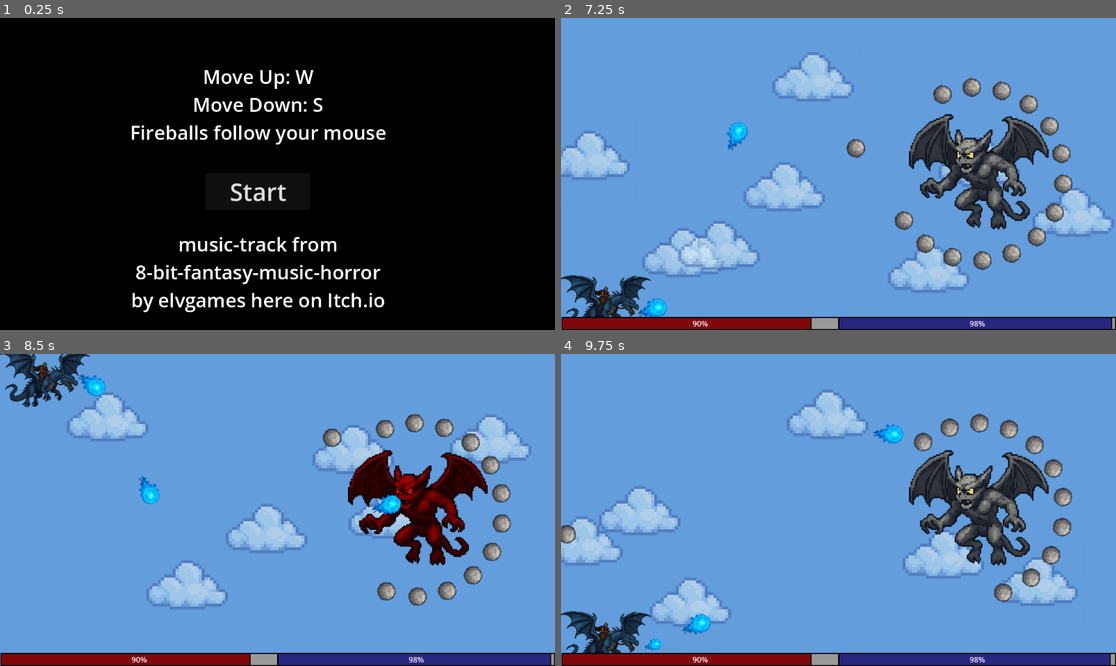
Above: before the commit, frames 1-4 (two rows, left to right).
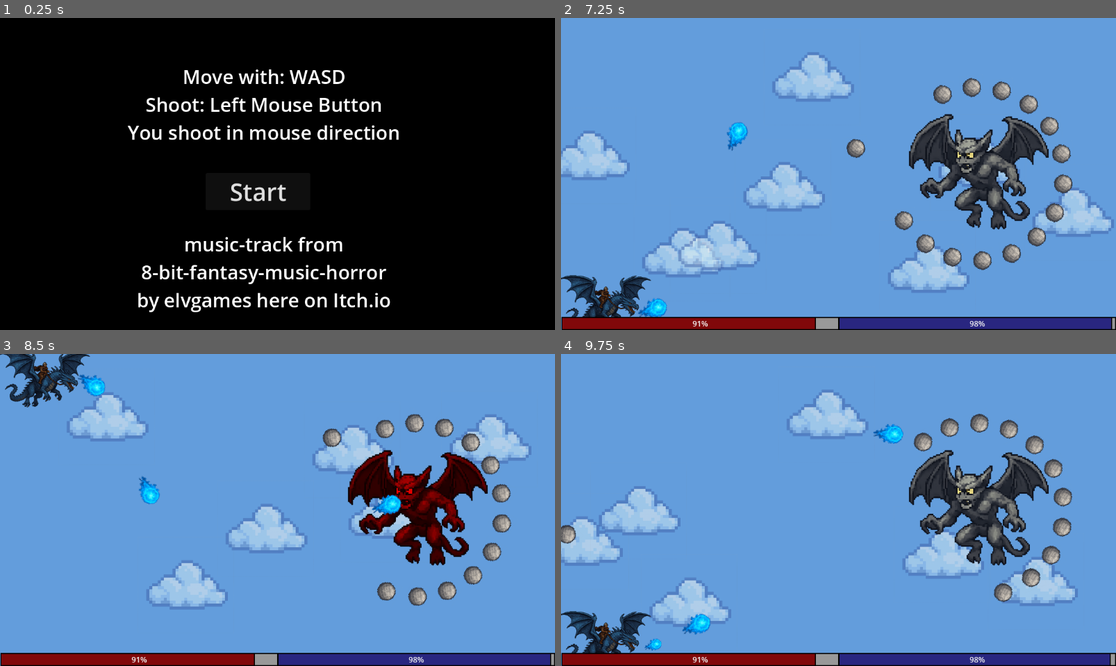
Above: after the commit, the same moments.

Repository: marwansabih/dragon_rider
Game: Godot game, scene res://main.tscn
The game is run twice, just before and just after one commit, with the same random seed, the same clock (stepped at 60 frames per second) and the same inputs.
Inputs (mouse positions are in pixels of both pictures, inside the frame that each line leads up to):
- Up to frame 1 (0.25 s): no input
- Up to frame 2 (7.25 s): click "Start" at 0.5 s; move the mouse to (960, 158) at 1.27 s; hold D 1.28-2 s; click (960, 158) at 1.42 s; drag from (727, 189) to (977, 174) at 2.02 s; move the mouse to (894, 105) at 2.77 s; hold D 2.78-3.5 s; click (894, 105) at 2.92 s; drag from (810, 236) to (977, 174) at 3.52 s; move the mouse to (1005, 220) at 4.27 s; hold A 4.28-5 s; click (1005, 220) at 4.42 s; drag from (672, 127) to (860, 198) at 5.02 s; move the mouse to (866, 174) at 5.77 s; hold S 5.78-6.5 s; click (866, 174) at 5.92 s; drag from (755, 96) to (905, 220) at 6.52 s
- Up to frame 3 (8.5 s): move the mouse to (399, 494) at 7.27 s; hold W 7.28-8 s; click (399, 494) at 7.42 s; drag from (166, 525) to (427, 597) at 8.02 s
- Up to frame 4 (9.75 s): move the mouse to (894, 441) at 8.77 s; hold S 8.78-9.5 s; click (894, 441) at 8.92 s; drag from (810, 572) to (1060, 538) at 9.52 s

The runs differ from the first frame. In frame 1, 5.7% of the frame differs, in the area x 23-72%, y 16-95%; in frame 2, less than 0.1%; in frame 3, less than 0.1%; in frame 4, less than 0.1%.

Commit message:
updated variables a bit

Diff:
--- a/enemies/gargoyle.gd
+++ b/enemies/gargoyle.gd
@@ -90,7 +90,7 @@
 		delta_phi *= 3
 		stone_generation_time /= 2
 		stage += 1
-	if health <= max_health * 1/3 and stage == 2:
+	if health <= max_health * 1/4 and stage == 2:
 		stage = 3
 		generate_stone_circle(
 			second_stone_circle,
--- a/instruction_screen/instruction_screen.tscn
+++ b/instruction_screen/instruction_screen.tscn
@@ -15,14 +15,14 @@
 theme_override_styles/panel = SubResource("StyleBoxFlat_fne4f")
 
 [node name="Label" type="Label" parent="."]
-offset_left = 270.0
+offset_left = 242.0
 offset_top = 94.0
-offset_right = 802.0
-offset_bottom = 591.0
+offset_right = 854.0
+offset_bottom = 613.0
 theme_override_font_sizes/font_size = 40
-text = "Move Up: W
-Move Down: S
-Fireballs follow your mouse
+text = "Move with: WASD
+Shoot: Left Mouse Button
+You shoot in mouse direction
 
 
 
--- a/main_game_loop/dragon.gd
+++ b/main_game_loop/dragon.gd
@@ -1,7 +1,7 @@
 class_name Dragon
 extends Sprite2D
 
-var health = 1000
+var health = 1200
 var org_modulate: Color
 var up_dash_active = false
 var down_dash_active = false
--- a/main_game_loop/game_screen.gd
+++ b/main_game_loop/game_screen.gd
@@ -35,6 +35,7 @@
 func _input(event: InputEvent) -> void:
 	if not GlobalVariables.game_started:
 		return
+
 
 	if event is InputEventMouseButton:
 		if event.pressed and event.button_index == MOUSE_BUTTON_LEFT:
